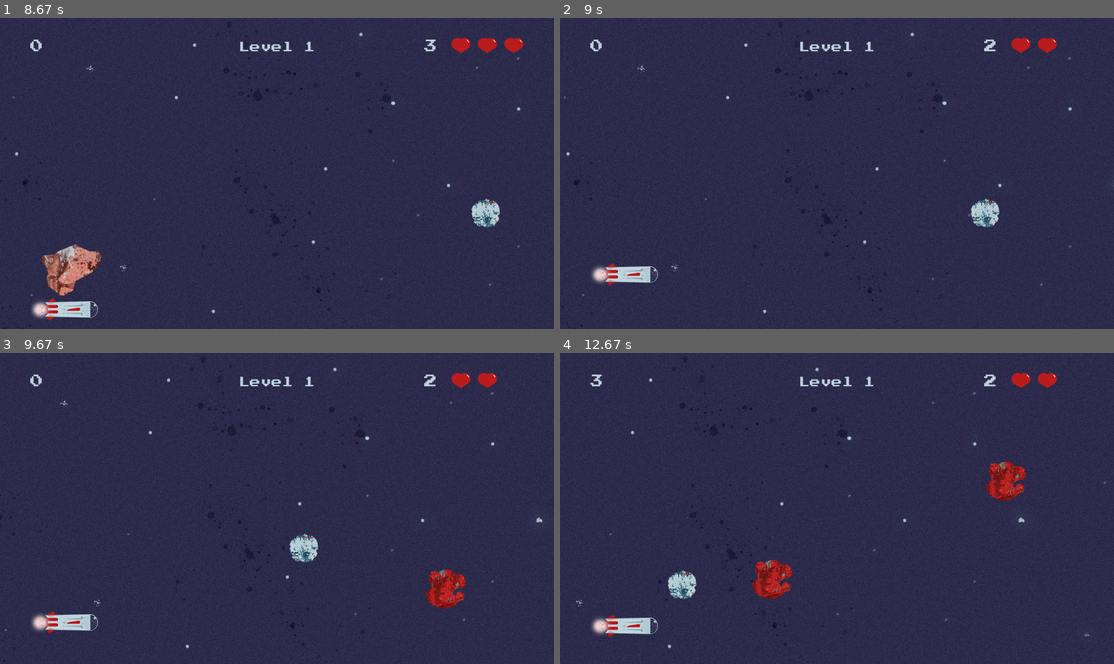
Above: before the commit, frames 1-4 (two rows, left to right).
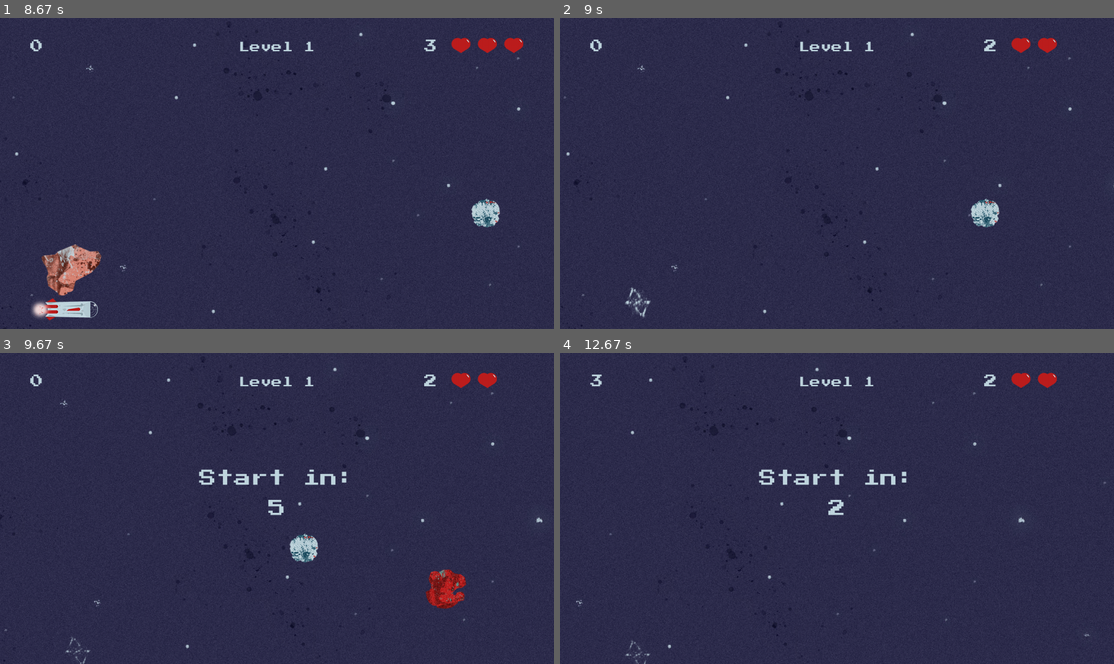
Above: after the commit, the same moments.

Repository: AdrianFSN/proyecto-final-pygame-quest
Game: pygame game, started from main.py
The game is run twice, just before and just after one commit, with the same random seed, the same clock (stepped at 60 frames per second) and the same inputs.
Inputs:
- Up to frame 1 (8.67 s): tap Space at 0.33, 0.73, 1.03, 1.23, 1.63, 2.03, 2.37, 2.7, 3.1, 3.5, 3.83, 4.17, 4.57, 4.97, 5.3, 5.63, 6.03, 6.43, 6.77, 7.1, 7.5, 7.9, 8.23, 8.57 s; hold Down 0.67-1.13 s; hold Up 1.17-1.53 s; hold Down 1.57-1.93 s; hold Up 1.97-2.27 s; hold Down 2.3-2.6 s; hold Up 2.63-3 s; hold Down 3.03-3.4 s; hold Up 3.43-3.73 s; hold Down 3.77-4.07 s; hold Up 4.1-4.47 s; hold Down 4.5-4.87 s; hold Up 4.9-5.2 s; hold Down 5.23-5.53 s; hold Up 5.57-5.93 s; hold Down 5.97-6.33 s; hold Up 6.37-6.67 s; hold Down 6.7-7 s; hold Up 7.03-7.4 s; hold Down 7.43-7.8 s; hold Up 7.83-8.13 s; hold Down 8.17-8.47 s; hold Up from 8.5 s (still down)
- Up to frame 2 (9 s): release Up at 8.87 s; hold Down from 8.9 s (still down); tap Space at 8.97 s
- Up to frame 3 (9.67 s): release Down at 9.27 s; hold Up 9.3-9.6 s; tap Space at 9.37 s; hold Down from 9.63 s (still down)
- Up to frame 4 (12.67 s): tap Space at 9.7, 10.03, 10.43, 10.83, 11.17, 11.5, 11.9, 12.3, 12.63 s; release Down at 9.93 s; hold Up 9.97-10.33 s; hold Down 10.37-10.73 s; hold Up 10.77-11.07 s; hold Down 11.1-11.4 s; hold Up 11.43-11.8 s; hold Down 11.83-12.2 s; hold Up 12.23-12.53 s; hold Down from 12.57 s (still down)

Frame 1 is identical in both runs. In frame 2, 0.7% of the frame differs, in the area x 5-18%, y 78-97%; in frame 3, 1.2%; in frame 4, 3.0%, in the area x 5-85%, y 34-100%.

Commit message:
feat: explosión al haber colisiones; inicio de la cuenta atrás; stop colisiones

Diff:
--- a/glumtar/entities.py
+++ b/glumtar/entities.py
@@ -14,11 +14,32 @@
 
     def __init__(self):
         super().__init__()
-        img_route = os.path.join(
+        self.img_route = os.path.join(
             'glumtar', 'resources', 'images', 'ship0_0.png')
-        self.image = pygame.image.load(img_route)
+        self.image = pygame.image.load(self.img_route)
         self.rect = self.image.get_rect(
             midleft=(self.left_margin, (HEIGHT + TOP_MARGIN_LIMIT)/2))
+
+        # self.expl_frame = 1
+
+        self.explosion_frames = {}
+        for index in range(1, 61):
+            self.explosion_img_route = os.path.join(
+                'glumtar', 'resources', 'images', 'explosion_frames', f'explosion{index}.png')
+            self.explosion_frames[index] = self.explosion_img_route
+
+    def explode_the_ship(self, amount):
+        amount = amount
+        # for self.expl_frame in self.explosion_frames:
+        if amount <= 60:
+            self.image = pygame.image.load(
+                self.explosion_frames.get(amount))
+            print(
+                f"He pintado la imagen {self.explosion_frames.get(amount)}")
+        # amount += 1
+
+    # def change_frame(self):
+        # self.expl_frame += 1
 
     def reset_speed(self):
         self.pressed = pygame.key.get_pressed()
@@ -36,7 +57,6 @@
             if self.rect.top < TOP_MARGIN_LIMIT:
                 self.rect.top = TOP_MARGIN_LIMIT
         self.reset_speed()
-        # print("Estoy en el update de la nave")
 
         if pressed[pygame.K_DOWN]:
             self.rect.y += self.speed
--- a/glumtar/scenes.py
+++ b/glumtar/scenes.py
@@ -63,12 +63,17 @@
         self.request_go_to_records = pygame.USEREVENT + 3
         pygame.time.set_timer(self.request_go_to_records, 3000)
 
+        self.activate_explosion_frames = pygame.USEREVENT + 4
+        pygame.time.set_timer(self.activate_explosion_frames, 5)
+        self.frames_speed = 1
+
         self.initial_time = pygame.time.get_ticks()
         self.current_time = None
 
         self.random_meteorite = None
         self.generated_meteorites = pygame.sprite.Group()
         self.collision_detected = False
+        self.allow_collisions = False
         # self.end_game = False
 
     def mainLoop(self):
@@ -77,8 +82,8 @@
         stop_bg_scroll = False
         # trigger_ship = False
         countdown_active = True
-        game_started = False
         end_game = False
+        activate_explosion = False
 
         while not exit:
             self.clock.tick(FPS)
@@ -97,10 +102,20 @@
                 if event.type == self.start_a_countdown:
                     if countdown_active:
                         self.countdown.discount_countdown()
+                if event.type == self.activate_explosion_frames:
+                    if activate_explosion:
+                        self.player.explode_the_ship(self.frames_speed)
+                        self.screen.blit(self.player.image, self.player.rect)
+                        if self.frames_speed <= len(self.player.explosion_frames):
+                            self.frames_speed += 1
+                        else:
+                            activate_explosion = False
+                            countdown_active = True
                 if event.type == self.request_go_to_records:
                     if end_game:
                         self.go_to_records()
                         exit = True
+                        break
 
             if not stop_bg_scroll:
                 self.set_bg_scroll -= 1
@@ -109,14 +124,16 @@
 
             self.scoreboard.show_scoreboard(self.screen)
             end_game = self.lives_counter.show_lives(self.screen)
-            print(f"End game está en {end_game}")
+            # print(f"End game está en {end_game}")
 
             if countdown_active:
                 self.countdown.draw_countdown()
                 self.countdown.add_countdown_title()
+                self.allow_collisions = False
                 if self.countdown.counter < self.countdown.stop:
                     countdown_active = False
                     self.countdown.reset_countdown()
+                    self.allow_collisions = True
 
             self.player.update()
             self.screen.blit(self.player.image, self.player.rect)
@@ -124,16 +141,19 @@
             self.generated_meteorites.draw(self.screen)
             self.generated_meteorites.update()
             if len(self.generated_meteorites) > 0:
-                if self.check_collision():
-                    self.collision_detected = True
-                    self.lives_counter.reduce_lives(
-                        self.collision_detected)
-                    self.play_ship_explosion_sound()
+                if self.allow_collisions == True:
+                    if self.check_collision():
+                        activate_explosion = True
+                        self.collision_detected = True
+                        self.lives_counter.reduce_lives(
+                            self.collision_detected)
+                        self.play_ship_explosion_sound()
 
                 for meteorite in self.generated_meteorites:
                     if meteorite.rect.right < 0:
                         self.scoreboard.increase_score(meteorite.points)
                         self.generated_meteorites.remove(meteorite)
+            # self.player.explode_the_ship()
 
             pygame.display.flip()
 
@@ -151,6 +171,17 @@
             self.random_meteorite)
         self.screen.blit(self.random_meteorite.image,
                          self.random_meteorite.rect)
+
+    """ def explode_the_ship(self):
+        explosion_frames = {}
+        for index in range(1, 8):
+            explosion_img_route = os.path.join(
+                'glumtar', 'resources', 'images', f'explosion{index}.png')
+            explosion_frames[index] = explosion_img_route
+        frame = 1
+        for frames in explosion_frames:
+            self.player.image = pygame.image.load(explosion_frames.get(frame))
+            frame += 1 """
 
     def paint_background(self, posX, posY, timer):
         posX = posX
@@ -163,7 +194,6 @@
     def check_collision(self):
         if pygame.sprite.spritecollide(
                 self.player, self.generated_meteorites, True, pygame.sprite.collide_mask):
-            print("He matado un meteorito")
             return True
 
     def play_ship_explosion_sound(self):
Renamed: glumtar/resources/images/explosion1.png -> glumtar/resources/images/explosion_frames/explosion1.png
Renamed: glumtar/resources/images/explosion2.png -> glumtar/resources/images/explosion_frames/explosion10.png
Binary file added: glumtar/resources/images/explosion_frames/explosion11.png
Binary file added: glumtar/resources/images/explosion_frames/explosion12.png
Binary file added: glumtar/resources/images/explosion_frames/explosion13.png
Binary file added: glumtar/resources/images/explosion_frames/explosion14.png
Binary file added: glumtar/resources/images/explosion_frames/explosion15.png
Binary file added: glumtar/resources/images/explosion_frames/explosion16.png
Renamed: glumtar/resources/images/explosion3.png -> glumtar/resources/images/explosion_frames/explosion17.png
Binary file added: glumtar/resources/images/explosion_frames/explosion18.png
Binary file added: glumtar/resources/images/explosion_frames/explosion19.png
Binary file added: glumtar/resources/images/explosion_frames/explosion2.png
(and 48 more such lines)
